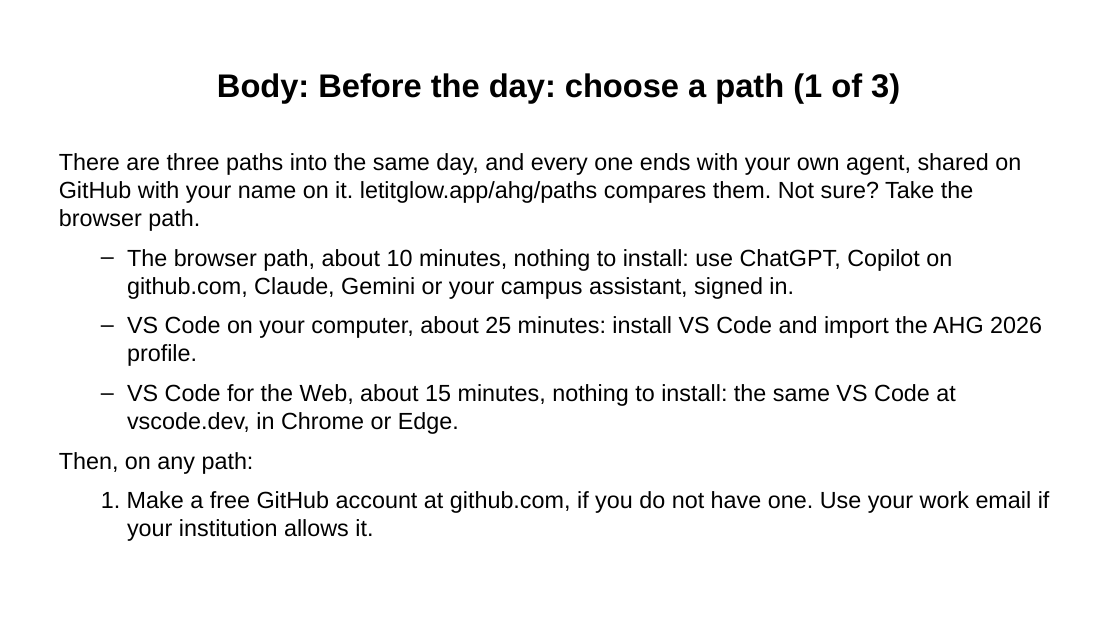
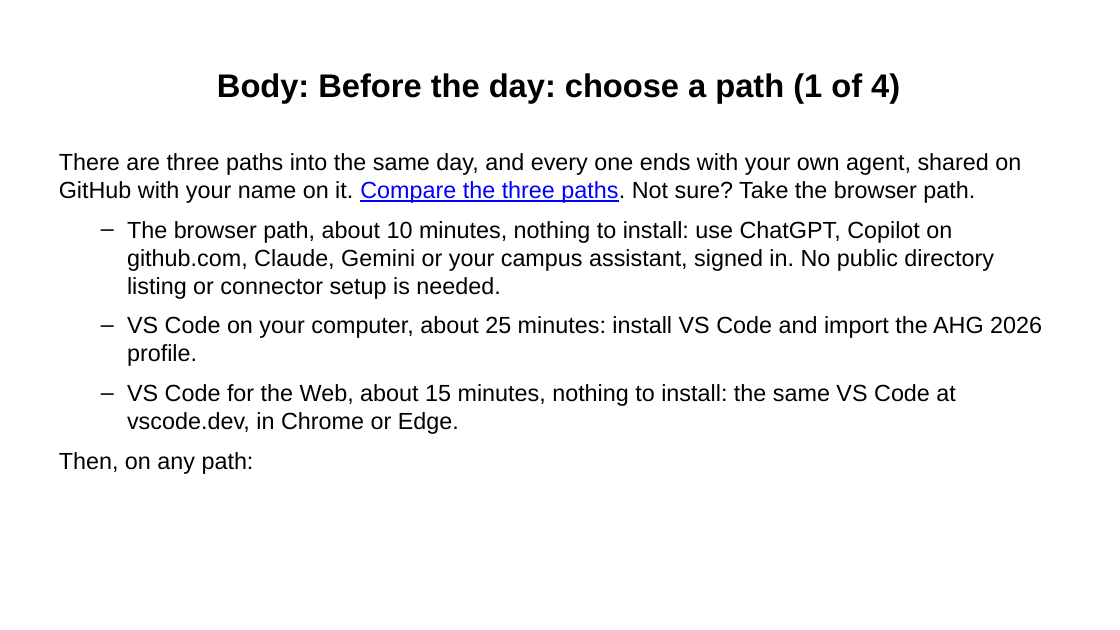
Before and after one commit to Community-Access/glow, a slide deck: slide 5 of docs/ahg-2026/pre-event-message.pptx. Drawn at 1120x630 pixels with LibreOffice and Linux fonts; fonts in the diff are those of the drawing. Boxes give left, top, right and bottom in pixels: in the first picture for what was removed or moved away, otherwise in the second. Text is boxed around its words. In the diff, an @@ line names an element or a change of style, - is before the commit and + after.

Commit message:
Publish accurate AHG and Accessibility Agents content
Admin merge authorized by repository owner; all required CI checks passed.

```diff
--- a/docs/ahg-2026/pre-event-message.pptx
+++ b/docs/ahg-2026/pre-event-message.pptx
@@ title at (x1=217, y1=73, x2=900, y2=102): text changed @@
-Body: Before the day: choose a path (1 of 3)
+Body: Before the day: choose a path (1 of 4)
@@ text at (x1=59, y1=153, x2=1021, y2=299): text changed @@
-There are three paths into the same day, and every one ends with your own agent, shared on GitHub with your name on it. letitglow.app/ahg/paths compares them. Not sure? Take the browser path.
-  – The browser path, about 10 minutes, nothing to install: use ChatGPT, Copilot on github.com, Claude, Gemini or your campus assistant, signed in.
+There are three paths into the same day, and every one ends with your own agent, shared on GitHub with your name on it. Compare the three paths. Not sure? Take the browser path.
+  – The browser path, about 10 minutes, nothing to install: use ChatGPT, Copilot on github.com, Claude, Gemini or your campus assistant, signed in. No public directory listing or connector setup is needed.
@@ text at (x1=101, y1=491, x2=1050, y2=541): paragraph removed @@
-  1. Make a free GitHub account at github.com, if you do not have one. Use your work email if your institution allows it.
```
Also in this commit, not shown: 5 other slides changed, 4 slides added, 18 other files.
